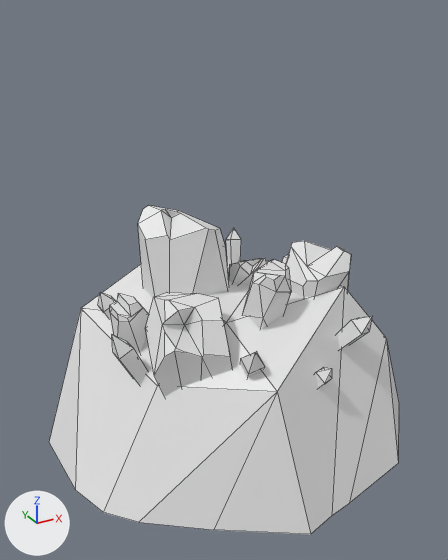
One commit to the FBX model 0_Final Exports/Mining/CrystalNode_Mined.fbx: the scene before it, then after it.
Camera for both pictures: a 50 mm lens placed at (-0.605, -1.06, 0.902), pointed at (-0.029, -0.013, 0.379). Arrows for +X, +Y and +Z are at lower left; the lights stay in place. Mesh edges are drawn as thin lines.

Names of what the first picture shows: 'crystal broke low'.
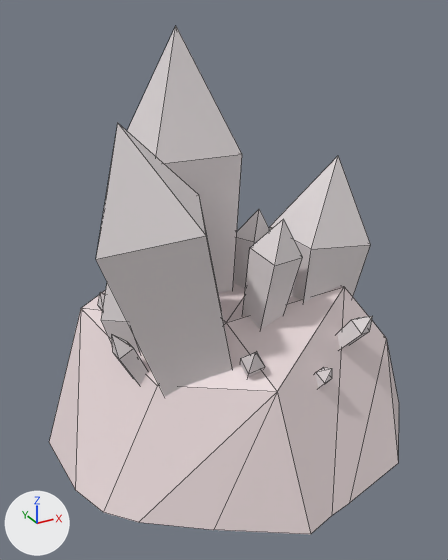
The newer file is also turned or shifted as a whole; pictures and numbers use the older file's frame.

Where the change shows, as pixel boxes [x1, y1, x2, y2] in the pictures (448 x 560 px):
'crystal broke low', reshaped (54% taller): before [49, 205, 399, 534]; after [49, 26, 399, 534]
part 1 of me_cube_188, rebuilt: before [286, 241, 351, 297]; after [269, 156, 371, 303]
part 2 of me_cube_188, cut back: before [110, 205, 291, 397]; after [96, 26, 303, 396]
part 3 of me_cube_188, recoloured: [49, 283, 396, 534] in both
part 4 of me_cube_188, recoloured: [240, 351, 265, 377] in both
part 5 of me_cube_188, recoloured: [337, 317, 371, 349] in both
part 6 of me_cube_188, recoloured: before [98, 293, 116, 320]; after [98, 293, 105, 311]
part 7 of me_cube_188, recoloured: [315, 367, 332, 388] in both
part 8 of me_cube_188, recoloured: before [226, 228, 241, 266]
part 9 of me_cube_188, recoloured: [112, 334, 148, 385] in both

Edits to the bpy script that builds the scene:
```text
Add mat_crystal:
    mat_crystal = principled_material('crystal ')
    mat_crystal.base_color = (0.771, 0.716, 0.723)  # light grey #e3dcdd
Add mat_rock_crystal:
    mat_rock_crystal = principled_material('rock crystal')
    mat_rock_crystal.base_color = (0.8, 0.683, 0.69)  # white #e7d7d8
Change me_cube_188:
    used by ob_crystal_broke_low; location = (0.0, 0.0, 0.0)
    remove me_cube_188.from_pydata(...)  # 251 vertices, 263 faces; spans x -0.402..0.397, y -0.375..0.379, z 0.004..0.514
    remove me_cube_188.materials.append(mat_crystal_1)  # white #e7e7e7
    remove me_cube_188.materials.append(mat_crystal_3)  # white #e7e7e7
    remove me_cube_188.materials.append(mat_crystal_2)  # white #e7e7e7
    remove me_cube_188.materials.append(mat_crystal_5)  # white #e7e7e7
    remove me_cube_188.materials.append(mat_crystal_4)  # white #e7e7e7
    remove me_cube_188.materials.append(mat_crystal_6)  # white #e7e7e7
    remove me_cube_188.materials.append(mat_crystal_11)  # white #e7e7e7
    add me_cube_188.from_pydata(...)  # 143 vertices, 146 faces; spans x -0.402..0.397, y -0.375..0.379, z 0.004..0.871
    me_cube_188 part 1: the loose piece of 29 vertices spanning x 0.093..0.233, y -0.148..-0.007, z 0.096..0.44 is rebuilt with 9 vertices and now spans x 0.077..0.238, y -0.154..-0.002, z 0.093..0.629, in mat_crystal (light grey #e3dcdd)
    me_cube_188 part 2
    111 vertices are removed from x -0.259..0.111, y -0.185..0.179, z 0.064..0.514
    137 faces are deleted
    2 vertices move from x 0.022..0.092, y 0.06..0.088, z 0.29..0.333 to x 0.048..0.115, y 0.09..0.104, z 0.41..0.429
    23 vertices are added at x -0.333..0.131, y -0.205..0.196, z 0.064..0.871
    42 new faces join them, mat_crystal (light grey #e3dcdd)
    me_cube_188 part 3: 29 faces spanning x -0.402..0.397, y -0.375..0.379, z 0.004..0.374 switch from mat_piatra_crystal (white #e7e7e7) to mat_rock_crystal (white #e7d7d8)
    me_cube_188 part 4: 9 faces spanning x -0.096..-0.048, y -0.238..-0.157, z 0.22..0.336 switch from mat_crystal_8 (white #e7e7e7) to mat_crystal (light grey #e3dcdd)
    me_cube_188 part 5: 9 faces spanning x 0.113..0.181, y -0.248..-0.165, z 0.237..0.348 switch from mat_crystal_10 (white #e7e7e7) to mat_crystal (light grey #e3dcdd)
    me_cube_188 part 6: 9 faces spanning x -0.261..-0.193, y 0.096..0.132, z 0.226..0.351 switch from mat_crystal_7 (white #e7e7e7) to mat_crystal (light grey #e3dcdd)
    me_cube_188 part 7: 9 faces spanning x 0.031..0.078, y -0.266..-0.2, z 0.181..0.271 switch from mat_crystal_9 (white #e7e7e7) to mat_crystal (light grey #e3dcdd)
    me_cube_188 part 8: 9 faces spanning x 0.065..0.103, y 0.117..0.168, z 0.319..0.422 switch from mat_crystal_12 (white #e7e7e7) to mat_crystal (light grey #e3dcdd)
    me_cube_188 part 9: 9 faces spanning x -0.291..-0.201, y -0.07..-0.033, z 0.168..0.336 switch from mat_crystal_13 (white #e7e7e7) to mat_crystal (light grey #e3dcdd)
```
